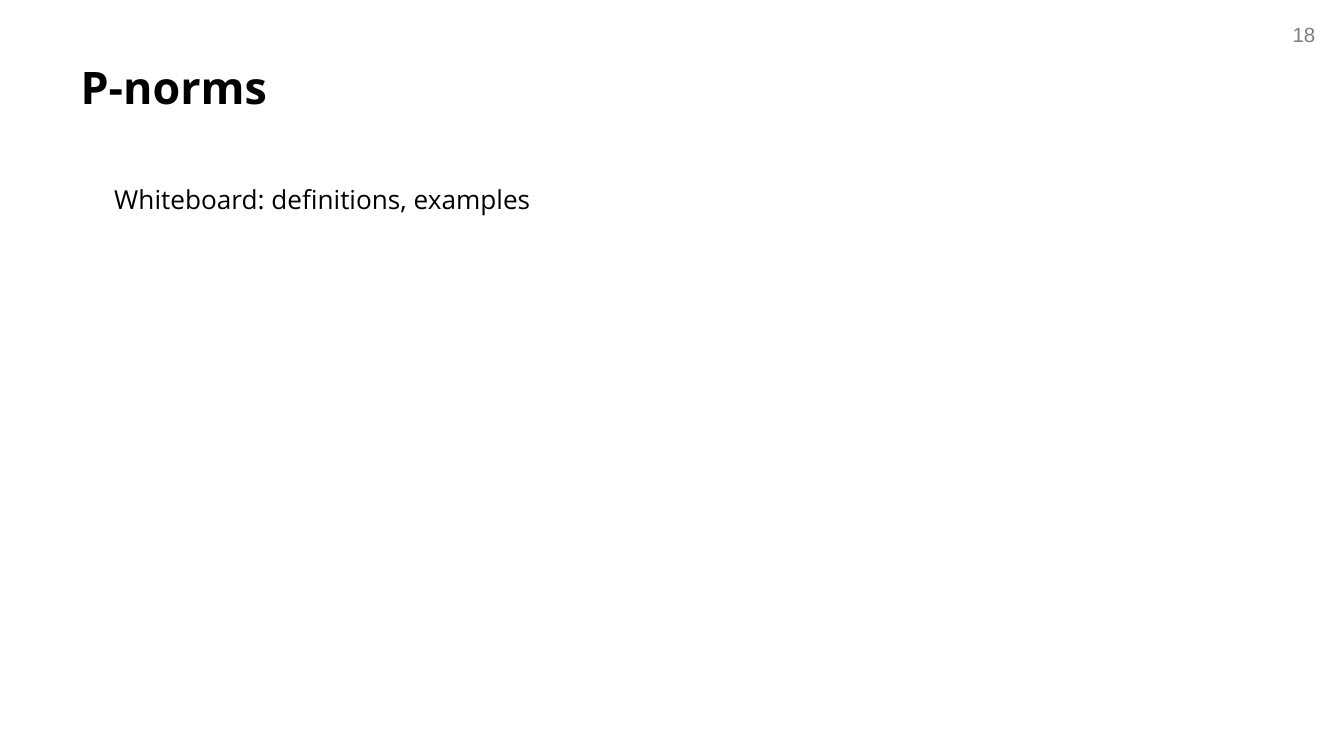
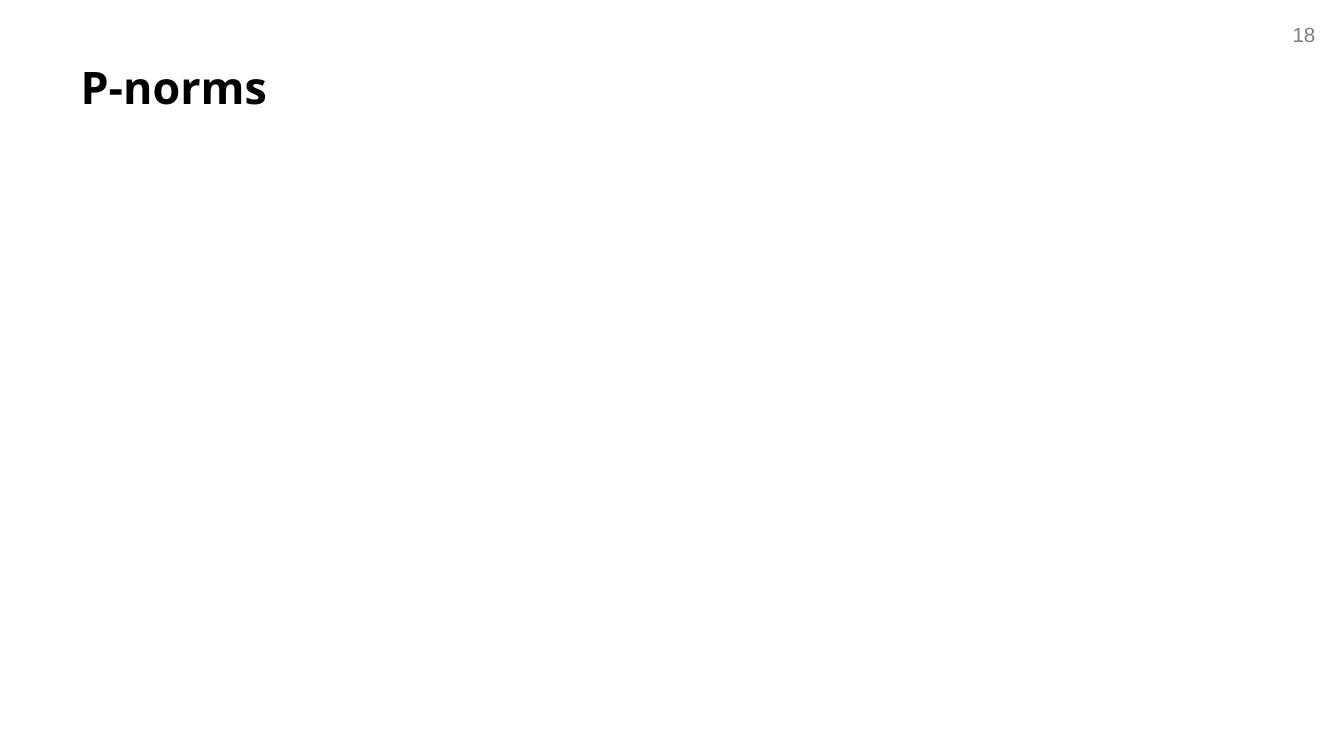
Before and after one commit to bwilder0/10606-f2026, a slide deck: slide 18 of files/lecture_2.pptx. Drawn at 1344x756 pixels with LibreOffice and Linux fonts; fonts in the diff are those of the drawing; grey boxes stand for pictures; background and template pictures are left out. Boxes give left, top, right and bottom in pixels: in the first picture for what was removed or moved away, otherwise in the second. Text is boxed around its words. In the diff, an @@ line names an element or a change of style, - is before the commit and + after.

```diff
--- a/files/lecture_2.pptx
+++ b/files/lecture_2.pptx
@@ text removed at (114, 189, 531, 216) @@
-Whiteboard: definitions, examples
```
Also in this commit, not shown: 1 other slide changed.
